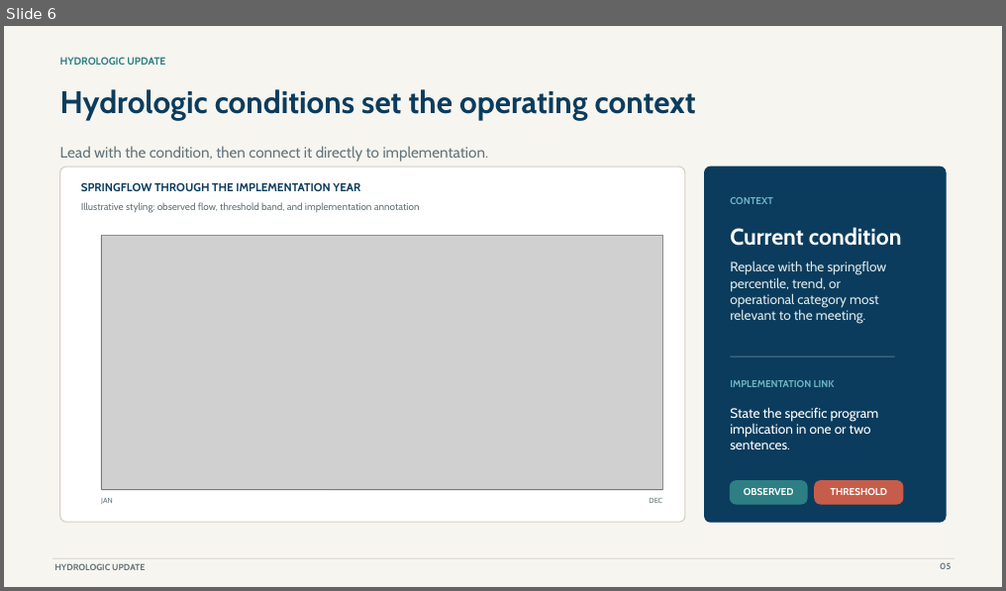
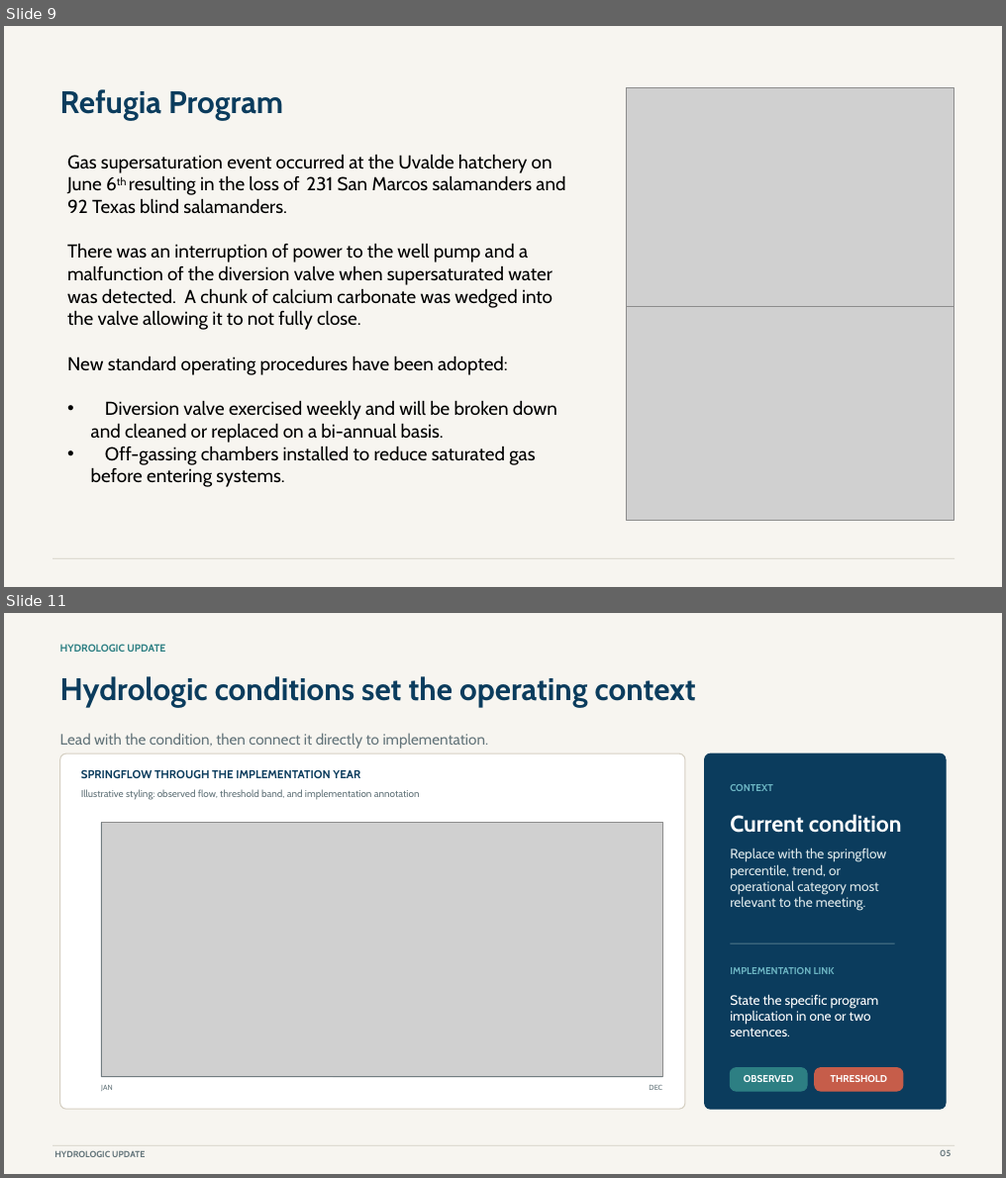
Before and after one commit to cfurl/EAHCP-Fall-2026-Sci-Comm, a slide deck: Supporting_Measures/Supporting Measures.pptx. Shown one above the other, each under a label of ours: slide 6 before the commit, slides 9 and 11 after it; the slides between them are not shown. The pictures are 1006x591 and 1006x1178 pixels, drawn with LibreOffice and Linux fonts; fonts in the diff are those of the drawing; grey boxes stand for pictures. Boxes give left, top, right and bottom in pixels: in the first picture for what was removed or moved away, otherwise in the second. Text is boxed around its words. In the diff, an @@ line names an element or a change of style, - is before the commit and + after.

```diff
--- a/Supporting_Measures/Supporting Measures.pptx
+++ b/Supporting_Measures/Supporting Measures.pptx
@@ slide 9 added at box(4, 26, 1002, 587), background #F7F5F0 @@
@@ text added at box(60, 89, 283, 121), 30 pt, text #0B3C5D, bold @@
+Refugia Program
@@ picture added at box(626, 87, 953, 331) @@
@@ text added at box(67, 154, 565, 487), 18 pt, text #000000 @@
+Gas supersaturation event occurred at the Uvalde hatchery on June 6th resulting in the loss of 231 San Marcos salamanders and 92 Texas blind salamanders.
+There was an interruption of power to the well pump and a malfunction of the diversion valve when supersaturated water was detected. A chunk of calcium carbonate was wedged into the valve allowing it to not fully close.
+New standard operating procedures have been adopted:
+• Diversion valve exercised weekly and will be broken down and cleaned or replaced on a bi-annual basis.
+• Off-gassing chambers installed to reduce saturated gas before entering systems.
@@ picture added at box(626, 307, 953, 521) @@
@@ line added from (53, 559) to (954, 559), #A69E8F 0.6 pt @@
@@ what was slide 6 is now slide 11 @@
```
Also in this commit, not shown: 3 slides changed, 5 other slides added, 1 slide removed, 5 other files.
